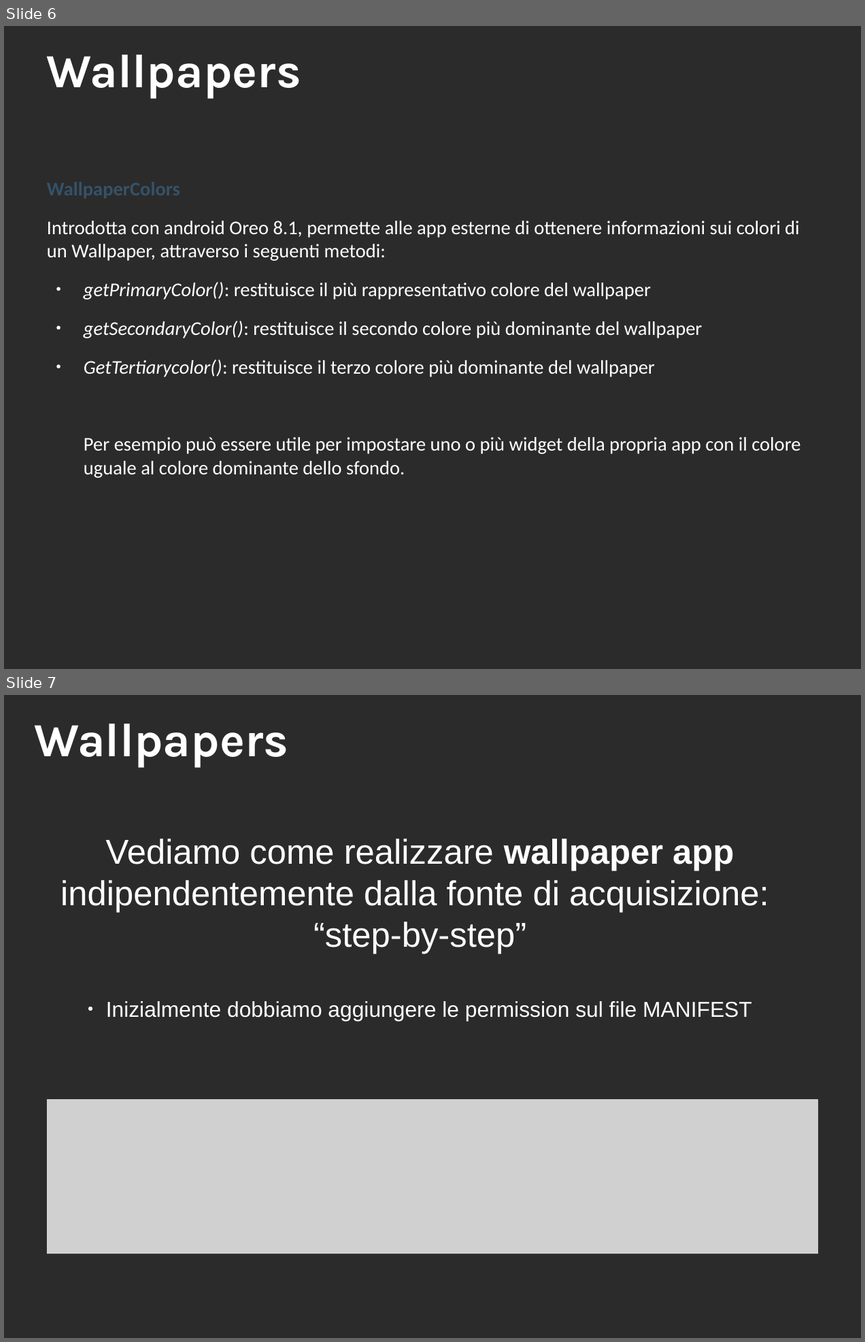
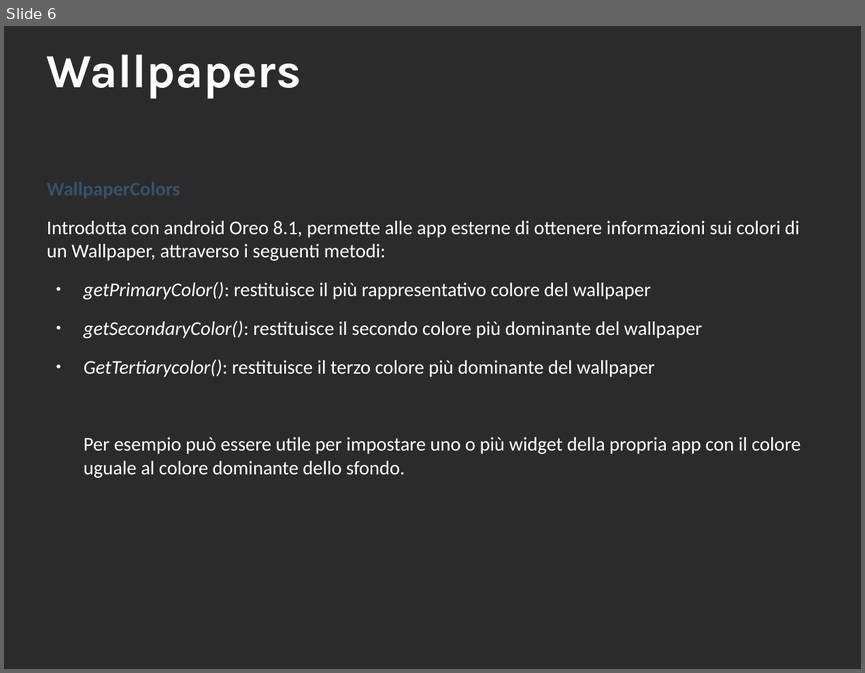
Before and after one commit to 0088024/Wallpaper_v4, a slide deck: ESONERO_WALLPAPERS_FPR-IOL2018.odp. Shown one above the other, each under a label of ours: slides 6 and 7 before the commit, slide 6 after it. The pictures are 865x1342 and 865x673 pixels, drawn with LibreOffice and Linux fonts; fonts in the diff are those of the drawing; grey boxes stand for pictures; background and template pictures are left out; a plain dark background stands for a picture behind light text. Boxes give left, top, right and bottom in pixels: in the first picture for what was removed or moved away, otherwise in the second. Text is boxed around its words. In the diff, an @@ line names an element or a change of style, - is before the commit and + after.

```diff
--- a/ESONERO_WALLPAPERS_FPR-IOL2018.odp
+++ b/ESONERO_WALLPAPERS_FPR-IOL2018.odp
@@ slide 7 removed at [4, 695, 861, 1338], background picture (left out) @@
@@ title removed at [35, 724, 289, 768] @@
-Wallpapers
@@ subtitle removed at [60, 838, 769, 1021] @@
-Vediamo come realizzare wallpaper app indipendentemente dalla fonte di acquisizione: “step-by-step”
-● Inizialmente dobbiamo aggiungere le permission sul file MANIFEST
@@ picture removed at [47, 1100, 818, 1254] @@
```
Also in this commit, not shown: 1 slide changed, 2 slides added, 1 other slide removed.
